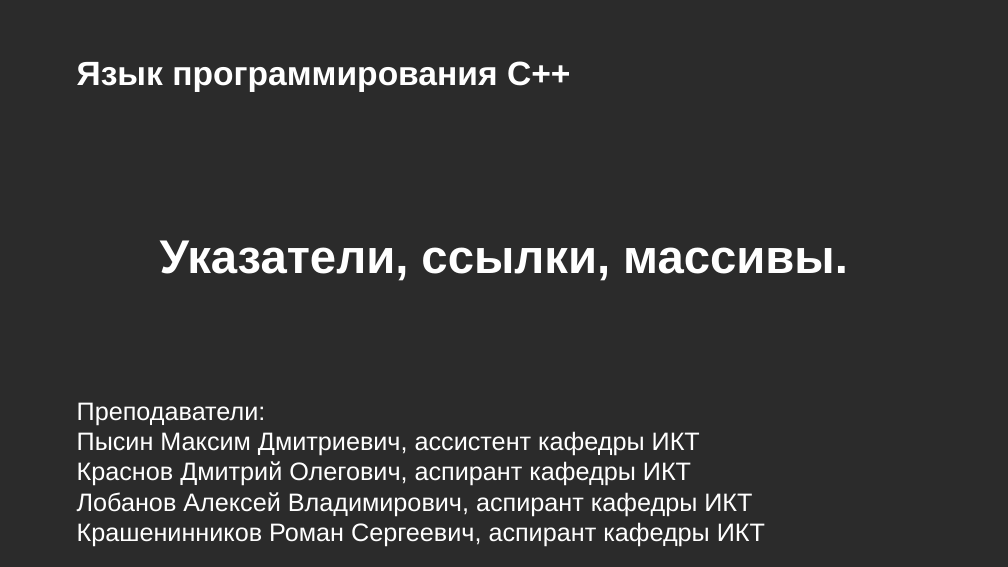
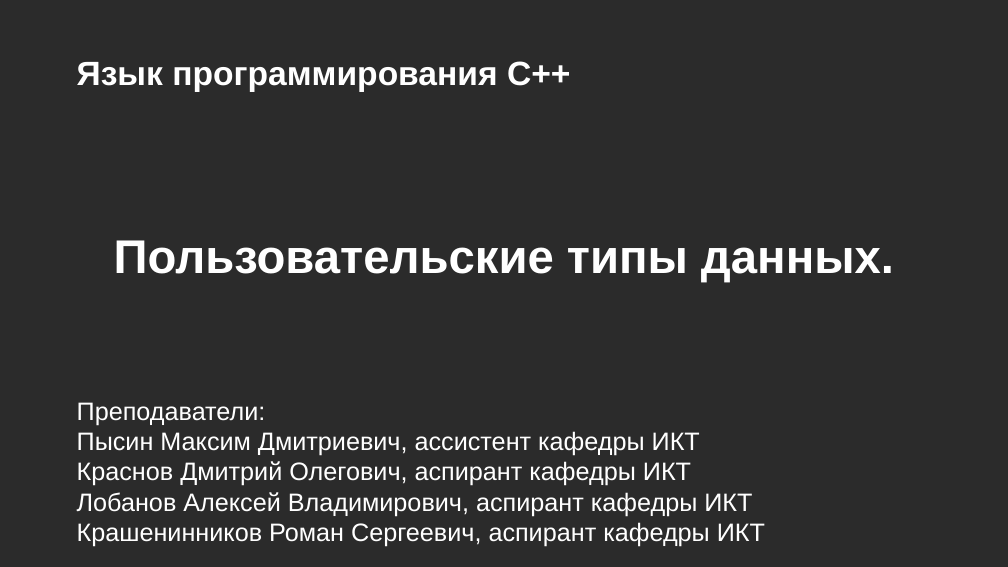
Before and after one commit to MUCTR-IKT-CPP/cpp_course, a slide deck: slide 1 of Лекции/2022/3/Пользовательские типы, структры, объединения.pptx. Drawn at 1008x567 pixels with LibreOffice and Linux fonts; fonts in the diff are those of the drawing; background and template pictures are left out; a plain dark background stands for a picture behind light text. Boxes give left, top, right and bottom in pixels: in the first picture for what was removed or moved away, otherwise in the second. Text is boxed around its words. In the diff, an @@ line names an element or a change of style, - is before the commit and + after.

```diff
--- a/Лекции/2022/3/Пользовательские типы, структры, объединения.pptx
+++ b/Лекции/2022/3/Пользовательские типы, структры, объединения.pptx
@@ text at [114, 240, 894, 283]: text changed @@
-Указатели, ссылки, массивы.
+Пользовательские типы данных.
```
Also in this commit, not shown: 1 other file.
